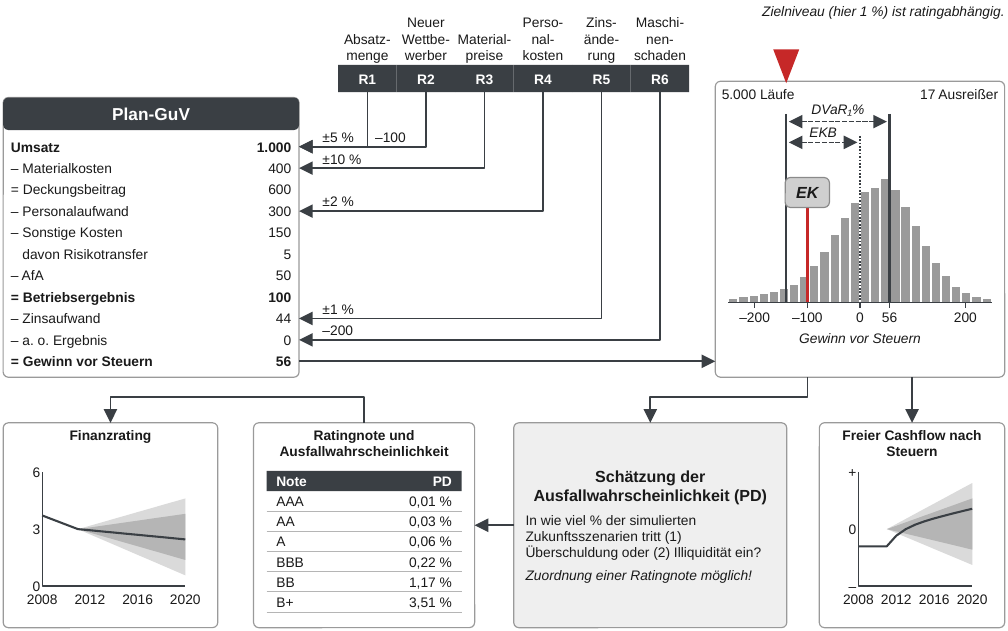
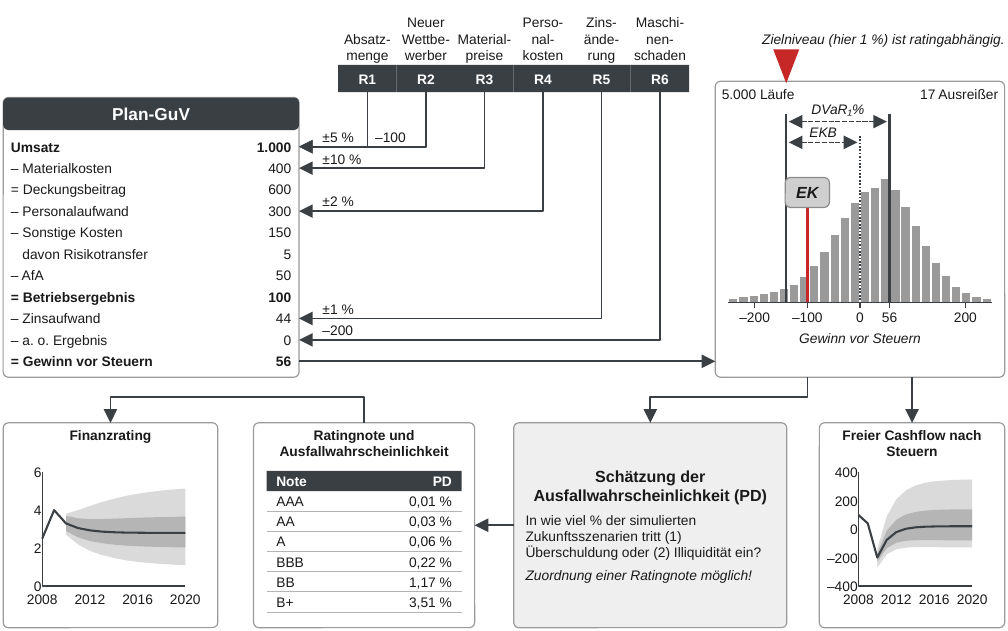
Before and after one commit to scotandmillfield-spec/Planung_Reporting_6, a slide deck: slide 1 of abbildungen/kap3/Risiko-_und_Bandbreitenplanung_mit_der_Monte-Carlo-Simulation.pptx. Drawn at 1008x631 pixels with LibreOffice and Linux fonts; fonts in the diff are those of the drawing. Boxes give left, top, right and bottom in pixels: in the first picture for what was removed or moved away, otherwise in the second. Text is boxed around its words. In the diff, an @@ line names an element or a change of style, - is before the commit and + after.

```diff
--- a/abbildungen/kap3/Risiko-_und_Bandbreitenplanung_mit_der_Monte-Carlo-Simulation.pptx
+++ b/abbildungen/kap3/Risiko-_und_Bandbreitenplanung_mit_der_Monte-Carlo-Simulation.pptx
@@ text "Zielniveau (hier 1 %) ist ...": place and size @@
-text "Zielniveau (hier 1 %) ist ..." at (762,6,1005,19)
+text "Zielniveau (hier 1 %) ist ..." at (762,34,1005,47)
@@ text "Zielniveau (hier 1 %) ist ..." at (762,34,1005,47): vertical alignment top to bottom @@
@@ text removed at (821,464,856,481) @@
-+
@@ text added at (835,467,858,477), 6 pt, text #1A1A1A @@
+400
@@ freeform shape: place and size @@
-freeform shape at (887,483,973,565)
+freeform shape at (877,479,972,567)
@@ text at (34,505,42,515): text changed @@
-3
+4
@@ freeform shape: place and size @@
-freeform shape at (78,514,185,560)
+freeform shape at (66,489,185,565)
@@ freeform shape at (66,489,185,565): fill #B5B5B5 to #DADADA @@
@@ text at (835,496,858,506): text changed @@
-–
+200
@@ freeform shape: place and size @@
-freeform shape at (887,499,973,550)
+freeform shape at (877,509,972,562)
@@ freeform shape: place and size @@
-freeform shape at (78,499,185,577)
+freeform shape at (43,511,187,539)
@@ freeform shape at (43,511,187,539): fill #DADADA to none; outline none to #3A3F44 0.9 pt @@
@@ freeform shape: place and size @@
-freeform shape at (43,516,187,539)
+freeform shape at (66,516,185,547)
@@ freeform shape at (66,516,185,547): fill none to #B5B5B5; outline #3A3F44 0.9 pt to none @@
@@ freeform shape: place and size @@
-freeform shape at (859,509,973,547)
+freeform shape at (859,516,973,559)
@@ text added at (34,543,42,553), 6 pt, text #1A1A1A @@
+2
@@ text added at (827,553,858,563), 6 pt, text #1A1A1A @@
+–200
@@ text added at (827,581,858,591), 6 pt, text #1A1A1A @@
+–400
```
Also in this commit, not shown: 9 other files.
